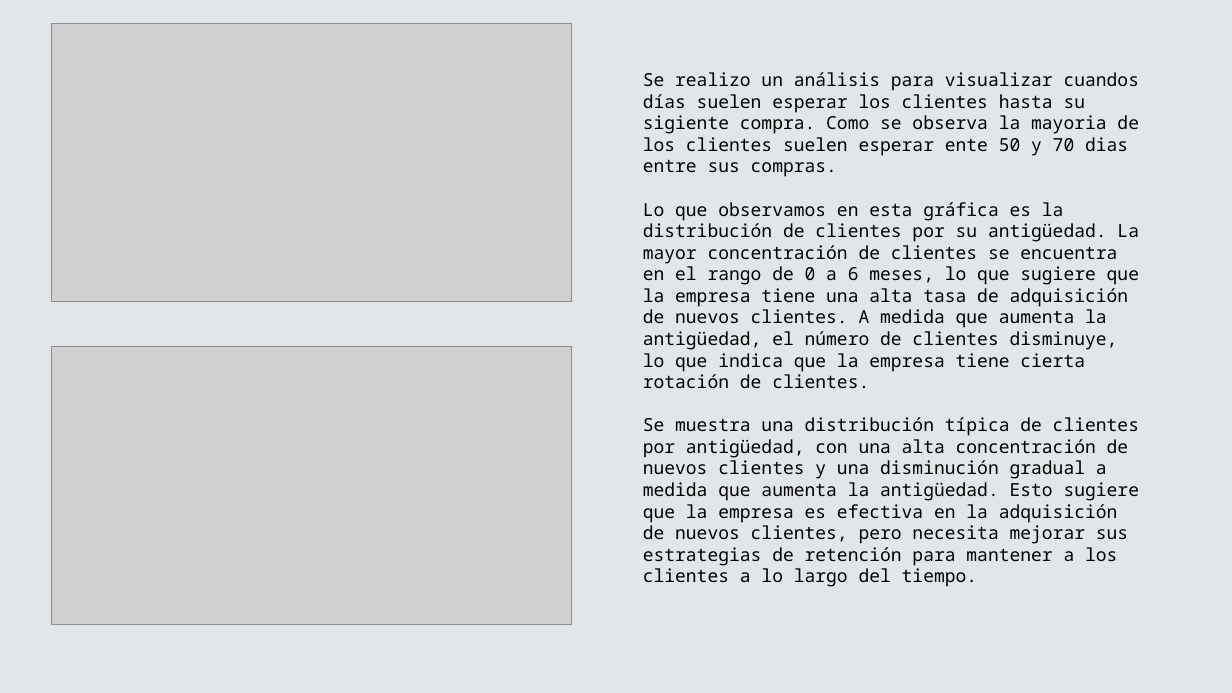
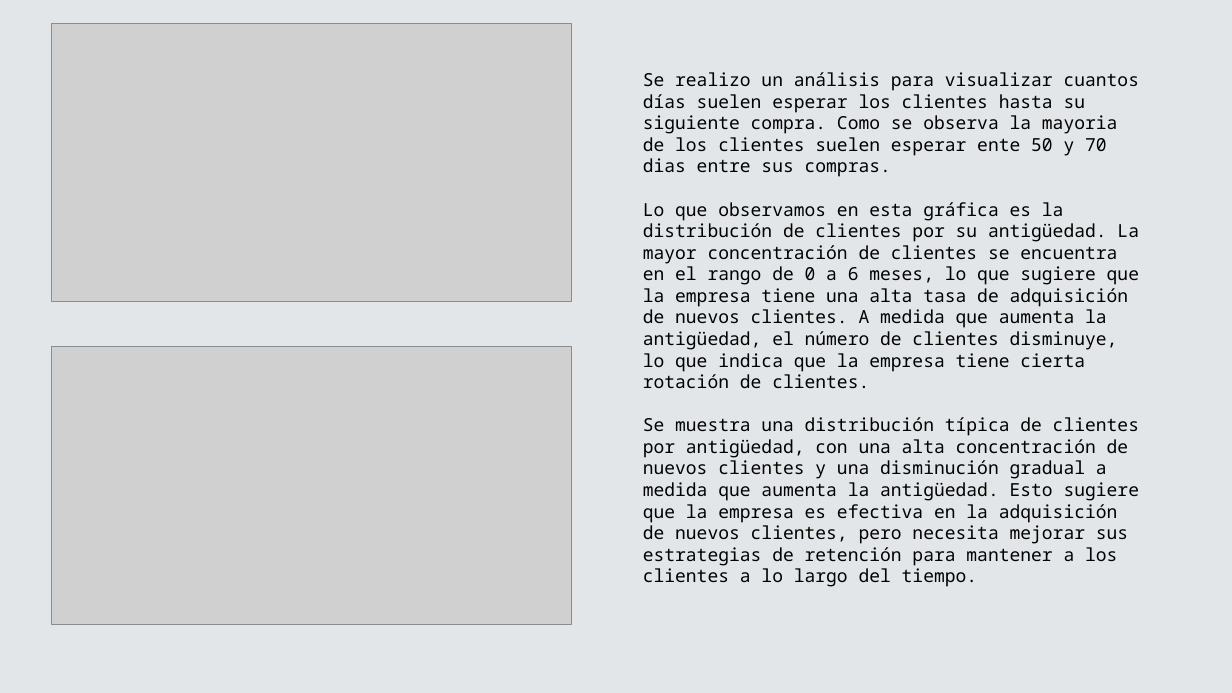
Before and after one commit to kelvin-lab/Customer-Segmentation-CLTV-Retail, a slide deck: slide 14 of Data/static/Esqueleto.pptx. Drawn at 1232x693 pixels with LibreOffice and Linux fonts; fonts in the diff are those of the drawing; grey boxes stand for pictures. Boxes give left, top, right and bottom in pixels: in the first picture for what was removed or moved away, otherwise in the second. Text is boxed around its words. In the diff, an @@ line names an element or a change of style, - is before the commit and + after.

```diff
--- a/Data/static/Esqueleto.pptx
+++ b/Data/static/Esqueleto.pptx
@@ text at [643,72,1140,177]: text changed @@
-Se realizo un análisis para visualizar cuandos días suelen esperar los clientes hasta su sigiente compra. Como se observa la mayoria de los clientes suelen esperar ente 50 y 70 dias entre sus compras.
+Se realizo un análisis para visualizar cuantos días suelen esperar los clientes hasta su siguiente compra. Como se observa la mayoria de los clientes suelen esperar ente 50 y 70 dias entre sus compras.
```
Also in this commit, not shown: 16 other slides changed, 2 other files.
